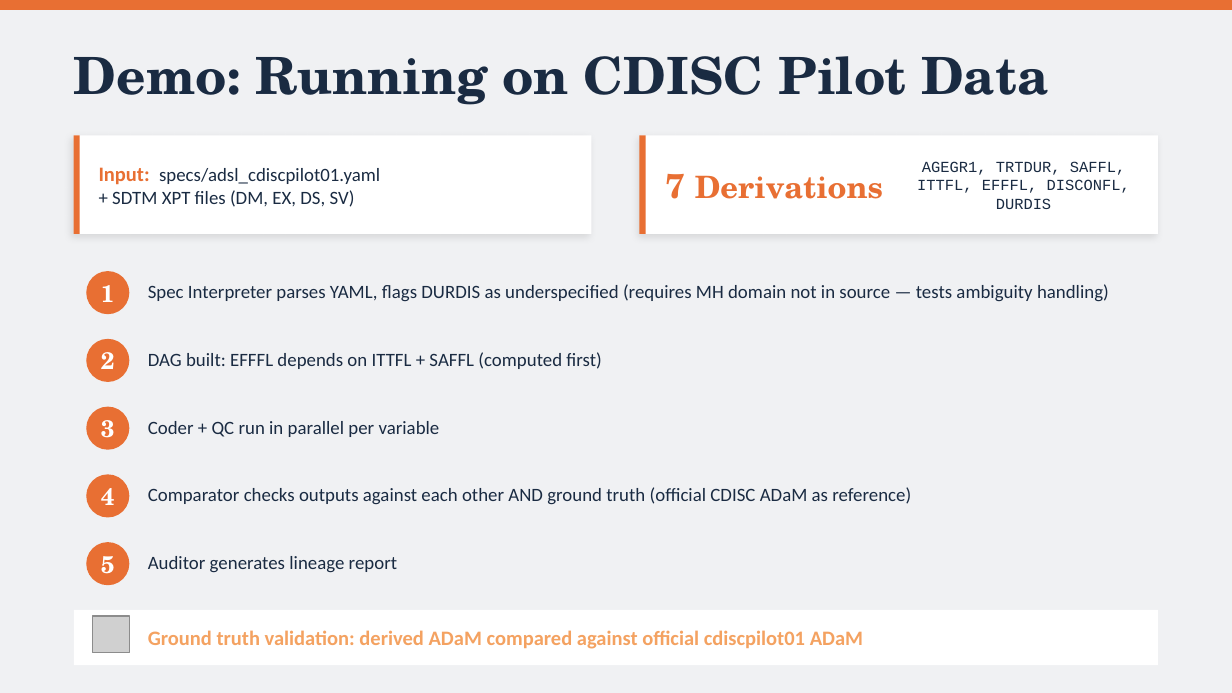
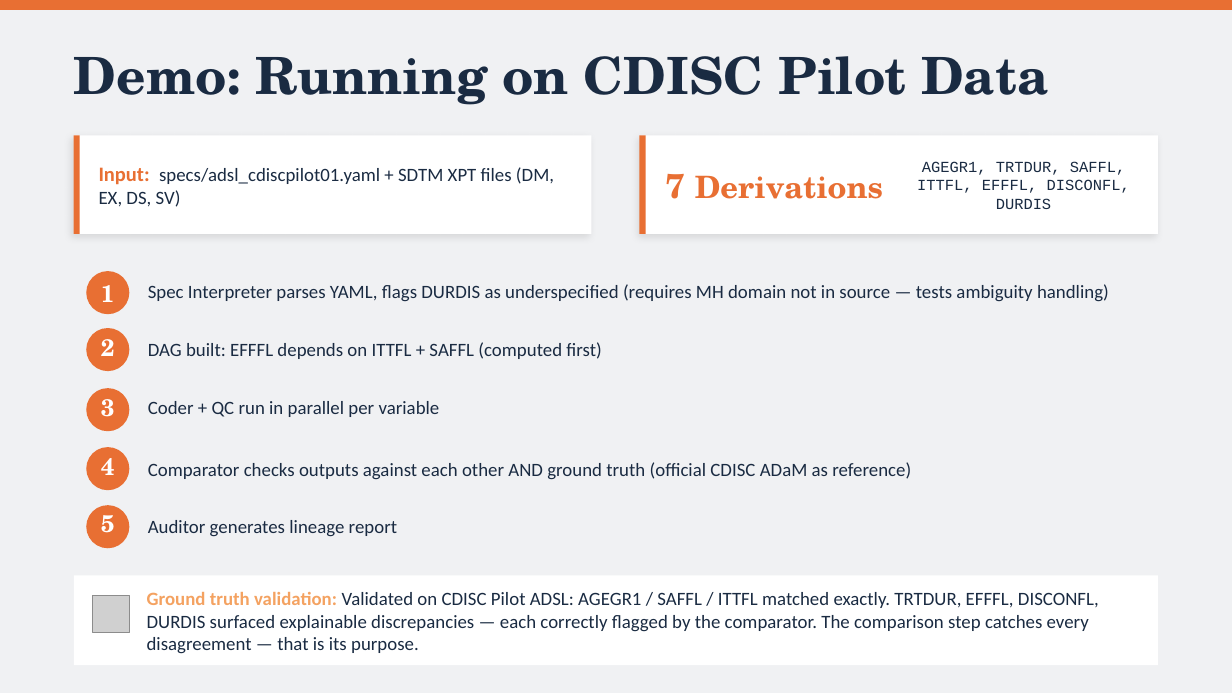
Before and after one commit to matt-grain/pharma-derive, a slide deck: slide 4 of presentation/CDDE_Presentation.pptx (slide 13 before the commit). Drawn at 1232x693 pixels with LibreOffice and Linux fonts; fonts in the diff are those of the drawing; grey boxes stand for pictures. Boxes give left, top, right and bottom in pixels: in the first picture for what was removed or moved away, otherwise in the second. Text is boxed around its words. In the diff, an @@ line names an element or a change of style, - is before the commit and + after.

```diff
--- a/presentation/CDDE_Presentation.pptx
+++ b/presentation/CDDE_Presentation.pptx
@@ text at (99,167,554,207): text changed @@
-Input: specs/adsl_cdiscpilot01.yaml
-+ SDTM XPT files (DM, EX, DS, SV)
+Input: specs/adsl_cdiscpilot01.yaml + SDTM XPT files (DM, EX, DS, SV)
@@ ellipse: place and size @@
-ellipse at (86,339,129,382)
+ellipse at (86,328,129,371)
@@ text "2": place and size @@
-text "2" at (101,352,115,369)
+text "2" at (101,339,115,356)
@@ text "DAG built: EFFFL depends on ...": place and size @@
-text "DAG built: EFFFL depends on ..." at (148,352,601,369)
+text "DAG built: EFFFL depends on ..." at (148,342,601,359)
@@ 2 texts, 1 picture, 1 ellipse: place and size @@
-2 texts, 1 picture, 1 ellipse at (86,407,440,653)
+2 texts, 1 picture, 1 ellipse at (86,388,440,632)
@@ ellipse: place and size @@
-ellipse at (86,474,129,517)
+ellipse at (86,447,129,490)
@@ text "4": place and size @@
-text "4" at (101,488,115,505)
+text "4" at (101,458,115,475)
@@ text "Comparator checks outputs against each ...": place and size @@
-text "Comparator checks outputs against each ..." at (148,487,911,505)
+text "Comparator checks outputs against each ..." at (148,462,911,480)
@@ ellipse: place and size @@
-ellipse at (86,542,129,585)
+ellipse at (86,505,129,548)
@@ text "5": place and size @@
-text "5" at (101,556,115,574)
+text "5" at (101,515,115,533)
@@ text "Auditor generates lineage report": place and size @@
-text "Auditor generates lineage report" at (148,556,397,573)
+text "Auditor generates lineage report" at (148,520,397,537)
@@ rectangle: place and size @@
-rectangle at (74,610,1158,665)
+rectangle at (74,575,1158,665)
@@ text at (147,592,1099,654): text changed; size 12 to 11 pt; text colour #F4A261 to #1A2B42; bold off @@
-Ground truth validation: derived ADaM compared against official cdiscpilot01 ADaM
+Ground truth validation: Validated on CDISC Pilot ADSL: AGEGR1 / SAFFL / ITTFL matched exactly. TRTDUR, EFFFL, DISCONFL, DURDIS surfaced explainable discrepancies — each correctly flagged by the comparator. The comparison step catches every disagreement — that is its purpose.
```
Also in this commit, not shown: 12 other slides changed, 1 slide added, 1 other file.
